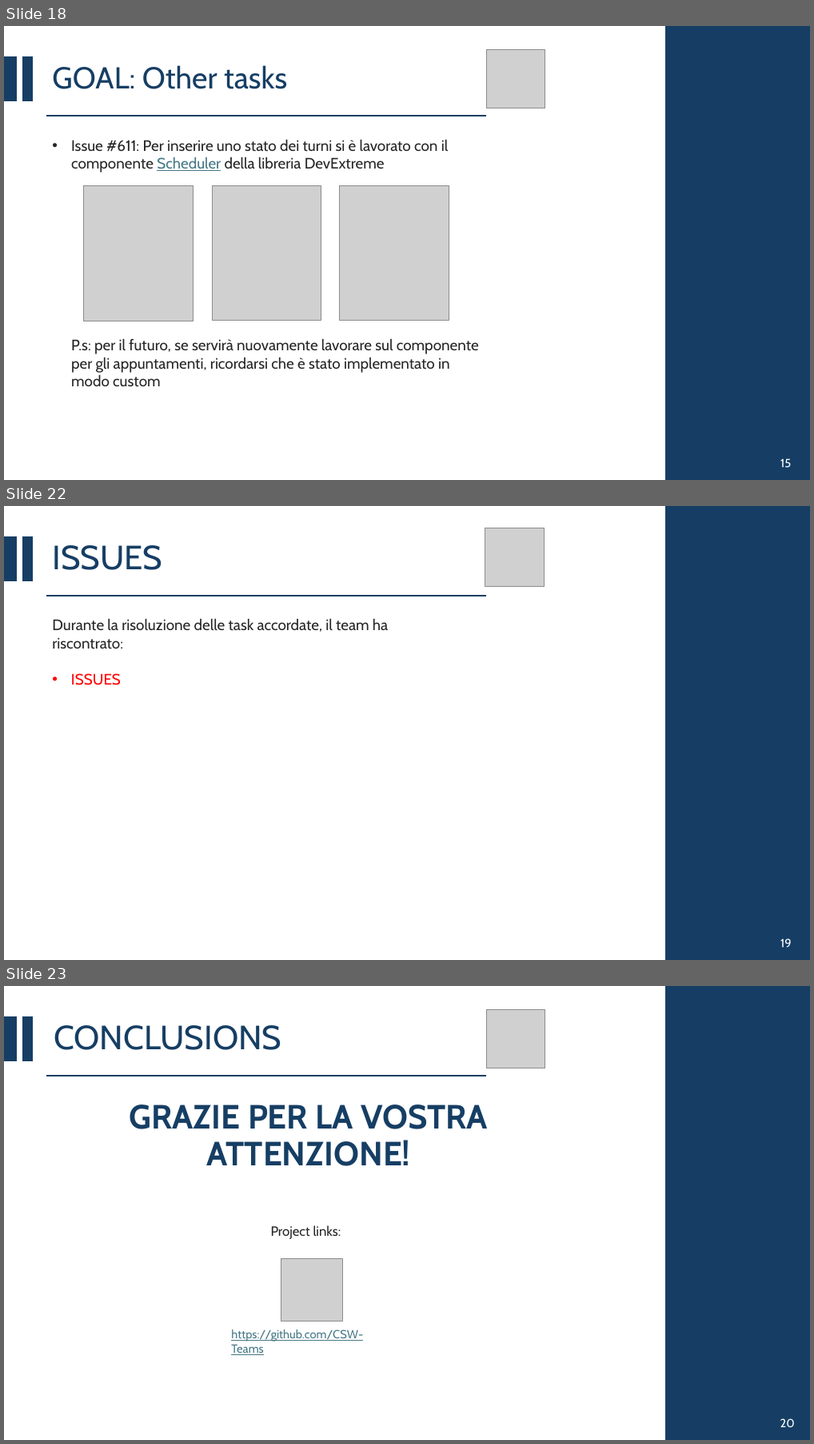
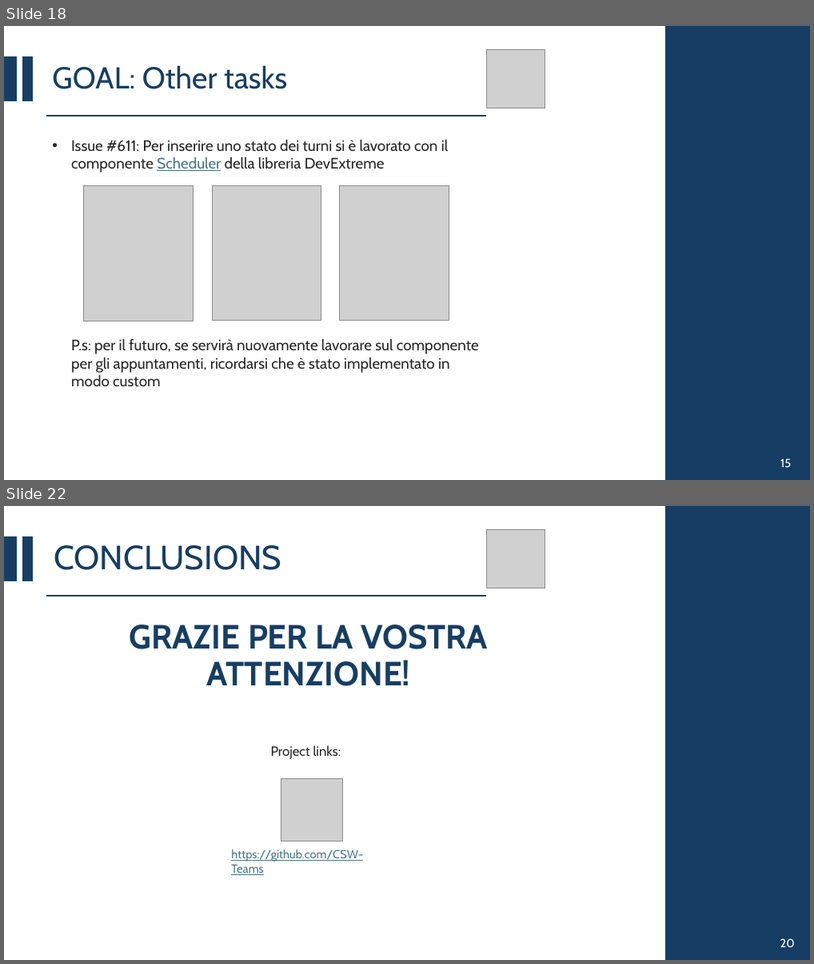
Before and after one commit to CSW-Teams/MS3-docs, a slide deck: ShiftsHappen/Sprint 3/CSW Sprint 3.pptx. Shown one above the other, each under a label of ours: slides 18, 22 and 23 before the commit, slides 18 and 22 after it; the slides between them are not shown. The pictures are 814x1444 and 814x964 pixels, drawn with LibreOffice and Linux fonts; fonts in the diff are those of the drawing; grey boxes stand for pictures. Boxes give left, top, right and bottom in pixels: in the first picture for what was removed or moved away, otherwise in the second. Text is boxed around its words. In the diff, an @@ line names an element or a change of style, - is before the commit and + after.

```diff
--- a/ShiftsHappen/Sprint 3/CSW Sprint 3.pptx
+++ b/ShiftsHappen/Sprint 3/CSW Sprint 3.pptx
@@ slide 22 removed at (x1=4, y1=506, x2=810, y2=960), background #FFFFFF @@
@@ picture removed at (x1=486, y1=528, x2=544, y2=587) @@
@@ rectangle removed at (x1=666, y1=506, x2=810, y2=960) @@
@@ rectangle removed at (x1=4, y1=537, x2=17, y2=580) @@
@@ rectangle removed at (x1=23, y1=537, x2=33, y2=580) @@
@@ title removed at (x1=52, y1=545, x2=162, y2=570) @@
-ISSUES
@@ line removed from (46, 596) to (486, 596) @@
@@ text removed at (x1=52, y1=619, x2=388, y2=685) @@
-Durante la risoluzione delle task accordate, il team ha riscontrato:
-• ISSUES
@@ text removed at (x1=781, y1=938, x2=792, y2=947) @@
-19
@@ what was slide 23 is now slide 22 @@
```
Also in this commit, not shown: 5 slides changed.
